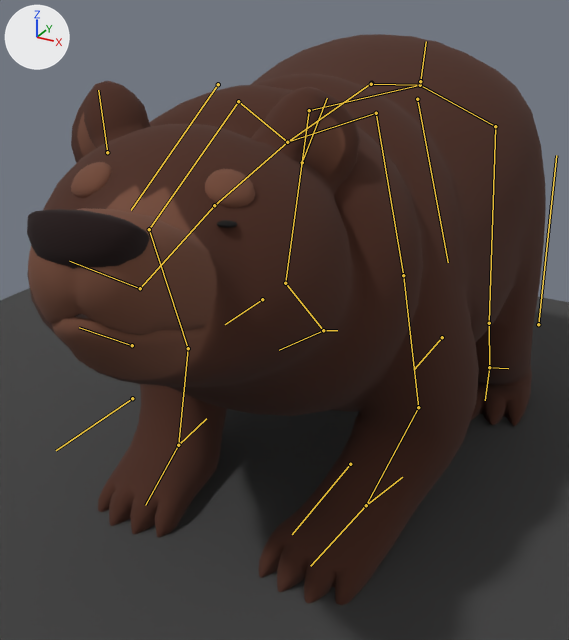
Before and after pictures for a commit that changed the Blender file Assets/Graphics/Animations/Bear weight fix.blend.
Rendered twice from a camera (50 mm lens) standing at (3.59, -6.55, 2.51) and looking at (-0.02, 0.01, -0.77). Every picture has the same lights, and +X, +Y and +Z are marked at upper left. Both versions are drawn at frame 15 of the action 'Sniff'; the numbers are the values there. The bones that bend it are drawn over the model as lines.
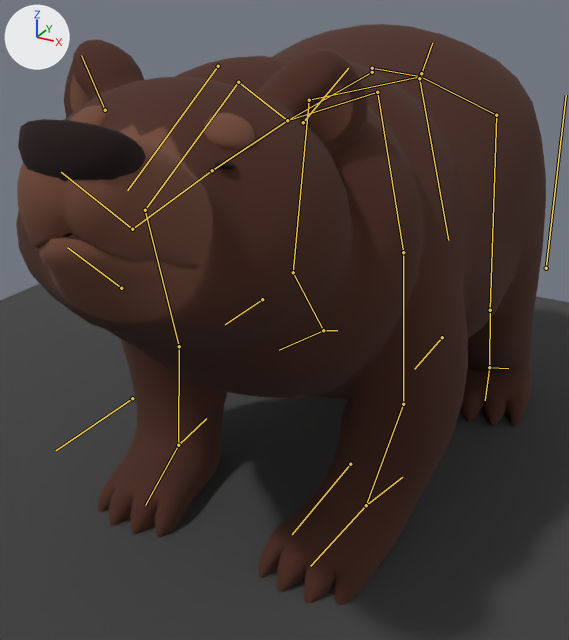
The change in detail:
Bone 'Spine2' (bone_spine2) moves from (0.0, 0.04, -0.05) to (0.0, 0.01, 0.07).
Bone 'Spine2' (bone_spine2) turns from (-2, 0, 0) to (0, 0, 0) degrees about its own x, y and z.
Bone 'Neck' (bone_neck) turns from (-6, 0, 0) to (-4, 0, 0) degrees about its own x, y and z.
Bone 'Ear.L' (bone_ear_l) turns from (0, -1, -9) to (1, 1, 8) degrees about its own x, y and z.
Bone 'Ear.R' (bone_ear_r) turns from (0, 1, 9) to (1, -1, -8) degrees about its own x, y and z.
Bone 'Spine1' (bone_spine1) moves from (0.01, -0.01, 0.0) to (-0.04, -0.01, 0.0).
Bone 'Tail' (bone_tail) turns from (14, 0, 0) to (-17, 0, 0) degrees about its own x, y and z.

Location of each change, (x1, y1, x2, y2) in pixels of the pictures (569 x 640 px):
'Plane.004', posed
    before: (27, 34, 546, 605)
    after: (16, 24, 546, 605)
bone 'Spine2', root to tip
    before: (371, 83) to (287, 142)
    after: (372, 72) to (287, 120)
bone 'Neck', root to tip
    before: (287, 142) to (214, 205)
    after: (287, 120) to (212, 170)
bone 'Ear.L', root to tip
    before: (302, 162) to (327, 98)
    after: (303, 122) to (348, 68)
bone 'Ear.R', root to tip
    before: (107, 152) to (98, 90)
    after: (105, 110) to (81, 55)
bone 'Spine1', root to tip
    before: (371, 84) to (420, 85)
    after: (372, 68) to (420, 76)
bone 'Tail', root to tip
    before: (420, 81) to (426, 41)
    after: (421, 73) to (432, 43)
